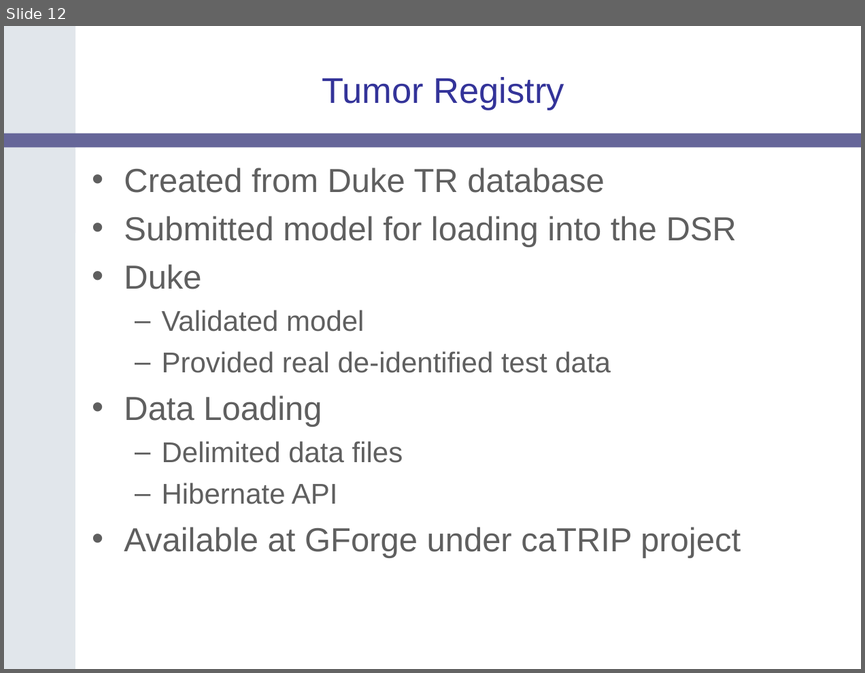
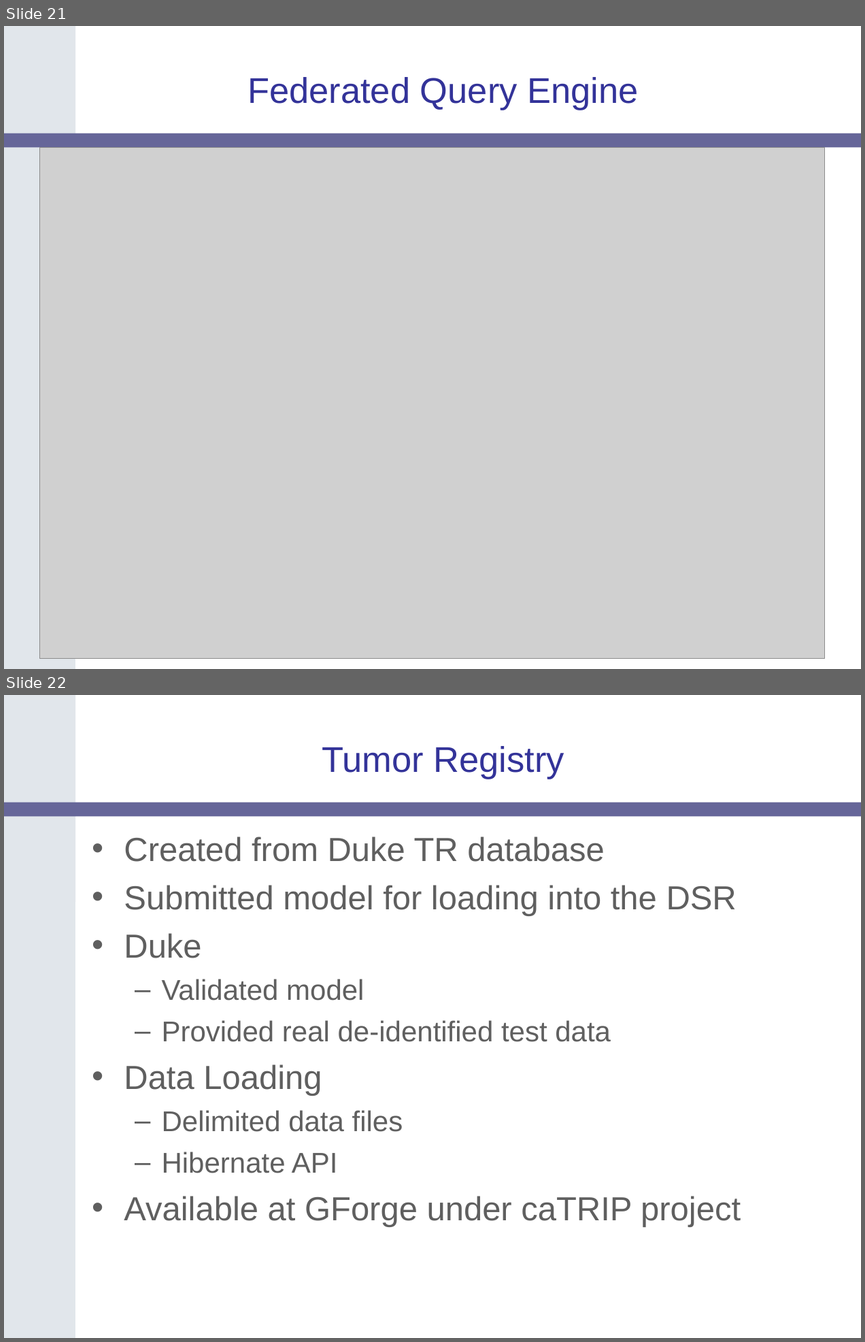
Before and after one commit to NCIP/catrip, a slide deck: catrip/documentation/presentations/catrip_beta_demo_2006_11_01/catrip_demo_2006_11_01.ppt. Shown one above the other, each under a label of ours: slide 12 before the commit, slides 21 and 22 after it. The pictures are 865x673 and 865x1342 pixels, drawn with LibreOffice and Linux fonts; fonts in the diff are those of the drawing; grey boxes stand for pictures; background and template pictures are left out. Boxes give left, top, right and bottom in pixels: in the first picture for what was removed or moved away, otherwise in the second. Text is boxed around its words. In the diff, an @@ line names an element or a change of style, - is before the commit and + after.

```diff
--- a/catrip/documentation/presentations/catrip_beta_demo_2006_11_01/catrip_demo_2006_11_01.ppt
+++ b/catrip/documentation/presentations/catrip_beta_demo_2006_11_01/catrip_demo_2006_11_01.ppt
@@ slide 21 added at [4,26,861,669], background #FFFFFF; not listed: 2 template elements that a slide beside it also shows @@
@@ title added at [247,77,638,110], 30 pt, text #333399 @@
+Federated Query Engine
@@ picture added at [40,148,825,658] @@
@@ what was slide 12 is now slide 22 @@
```
Also in this commit, not shown: 9 other slides added.
